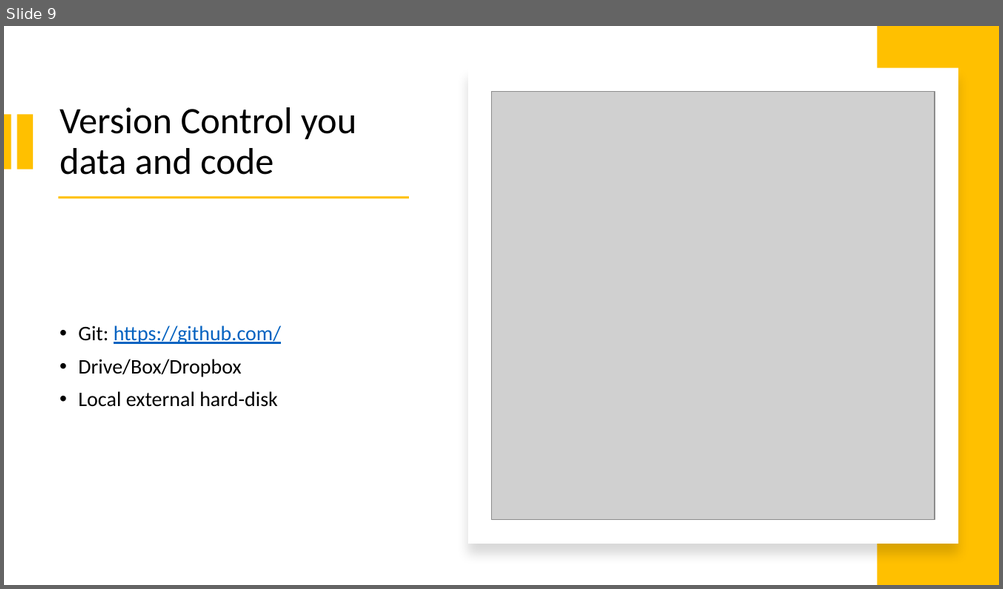
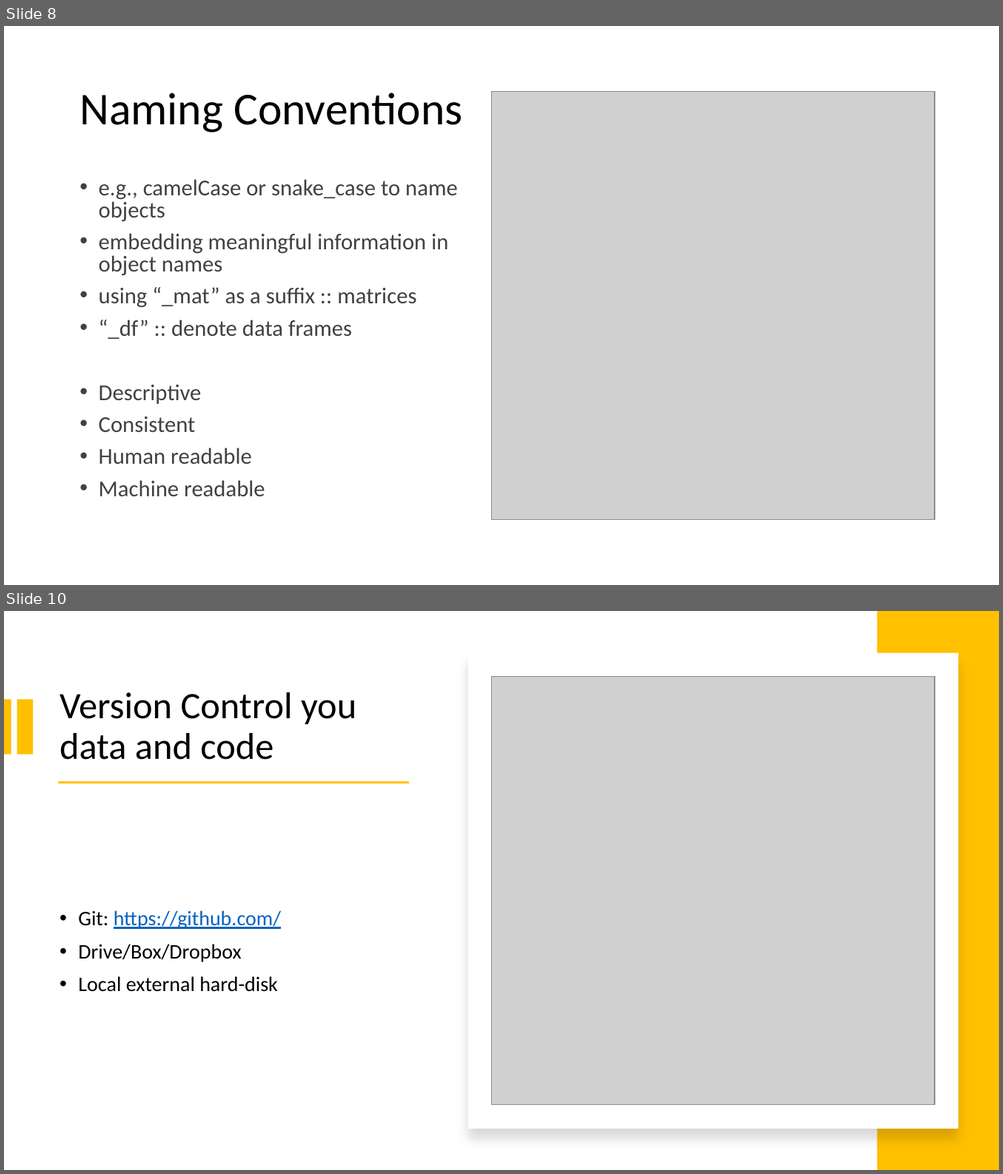
Before and after one commit to EpiPandit/MPM_200, a slide deck: Session 5/R and data management.pptx. Shown one above the other, each under a label of ours: slide 9 before the commit, slides 8 and 10 after it; the slides between them are not shown. The pictures are 1003x589 and 1003x1174 pixels, drawn with LibreOffice and Linux fonts; fonts in the diff are those of the drawing; grey boxes stand for pictures. Boxes give left, top, right and bottom in pixels: in the first picture for what was removed or moved away, otherwise in the second. Text is boxed around its words. In the diff, an @@ line names an element or a change of style, - is before the commit and + after.

```diff
--- a/Session 5/R and data management.pptx
+++ b/Session 5/R and data management.pptx
@@ slide 8 added at [4, 26, 999, 585], background #FFFFFF @@
@@ picture added at [492, 91, 934, 520] @@
@@ title added at [79, 93, 463, 133], 44 pt, text #000000 @@
+Naming Conventions
@@ text added at [99, 179, 458, 497], 21.9 pt, text #414141 @@
+• e.g., camelCase or snake_case to name objects
+• embedding meaningful information in object names
+  • using “_mat” as a suffix :: matrices
+  • “_df” :: denote data frames
+• Descriptive
+• Consistent
+• Human readable
+• Machine readable
@@ what was slide 9 is now slide 10 @@
```
Also in this commit, not shown: 5 slides changed, 4 other slides added, 7 slides removed, 5 other files.
